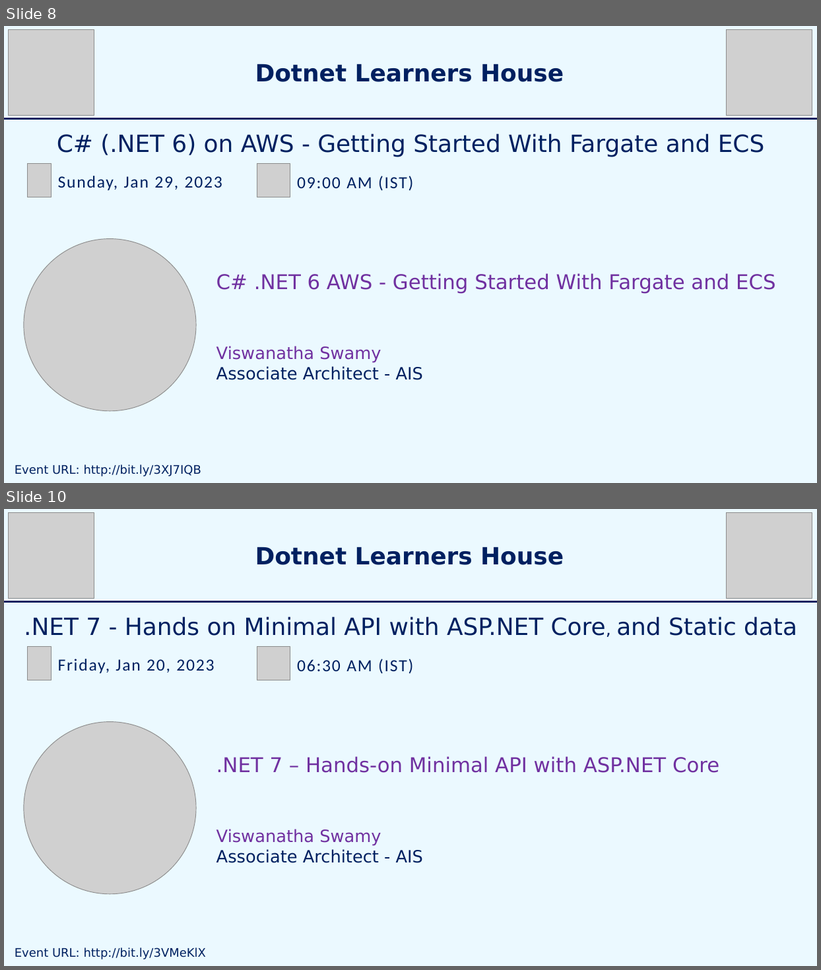
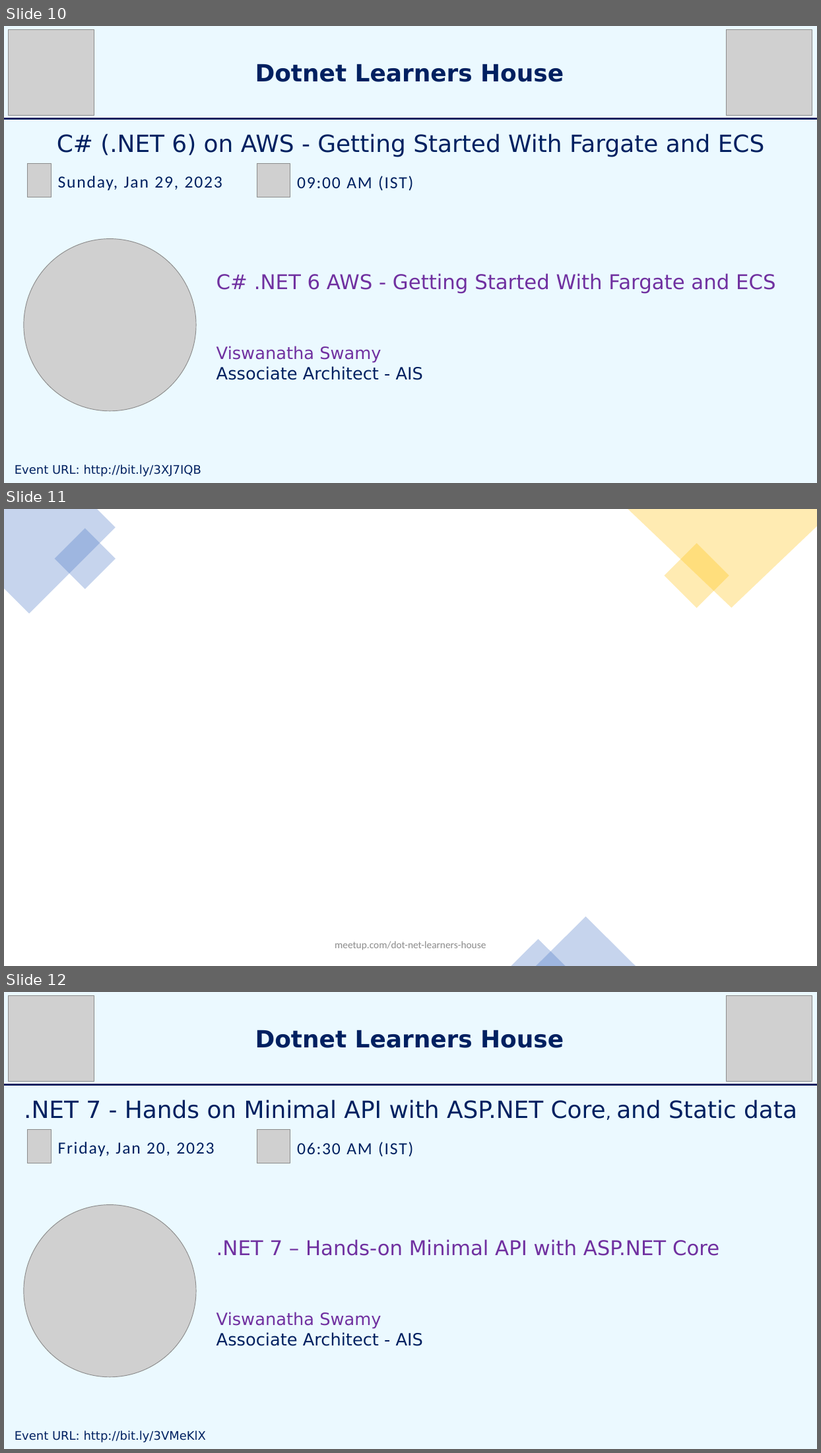
Before and after one commit to vishipayyallore/speaker-series-2023, a slide deck: TechTalk.pptx. Shown one above the other, each under a label of ours: slides 8 and 10 before the commit, slides 10, 11 and 12 after it; the slides between them are not shown. The pictures are 821x970 and 821x1453 pixels, drawn with LibreOffice and Linux fonts; fonts in the diff are those of the drawing; grey boxes stand for pictures; background and template pictures are left out. Boxes give left, top, right and bottom in pixels: in the first picture for what was removed or moved away, otherwise in the second. Text is boxed around its words. In the diff, an @@ line names an element or a change of style, - is before the commit and + after.

```diff
--- a/TechTalk.pptx
+++ b/TechTalk.pptx
@@ slide 11 added at [4,509,817,966], background picture (left out) @@
@@ freeform shape added at [4,509,116,614], fill #4472C4 at 30% opacity @@
@@ rectangle added at [55,528,116,590], fill #4472C4 at 30% opacity @@
@@ freeform shape added at [628,509,817,608], fill #FFC000 at 30% opacity @@
@@ rectangle added at [664,543,729,608], fill #FFC000 at 30% opacity @@
@@ triangle added at [536,917,636,966], fill #4472C4 at 30% opacity @@
@@ text added at [335,941,486,951], 12 pt, text #8C8C8C @@
+meetup.com/dot-net-learners-house
@@ triangle added at [512,940,566,966], fill #4472C4 at 30% opacity @@
@@ what was slide 8 is now slide 10 @@
@@ what was slide 10 is now slide 12 @@
```
Also in this commit, not shown: 1 other slide added, 14 other files.
